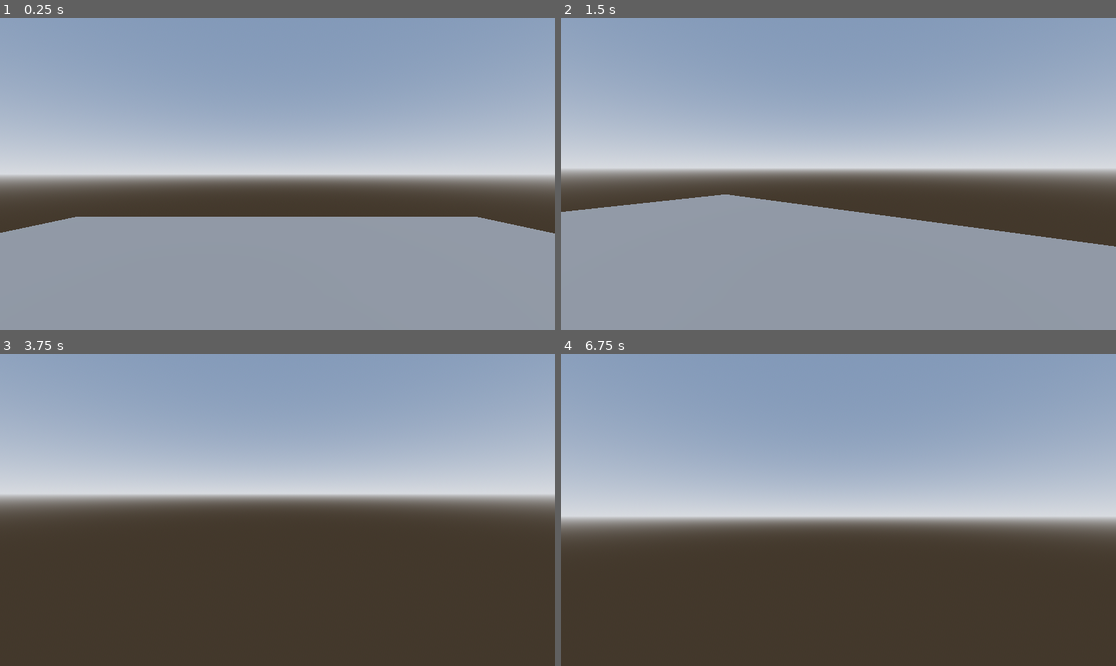
Above: before the commit, frames 1-4 (two rows, left to right).
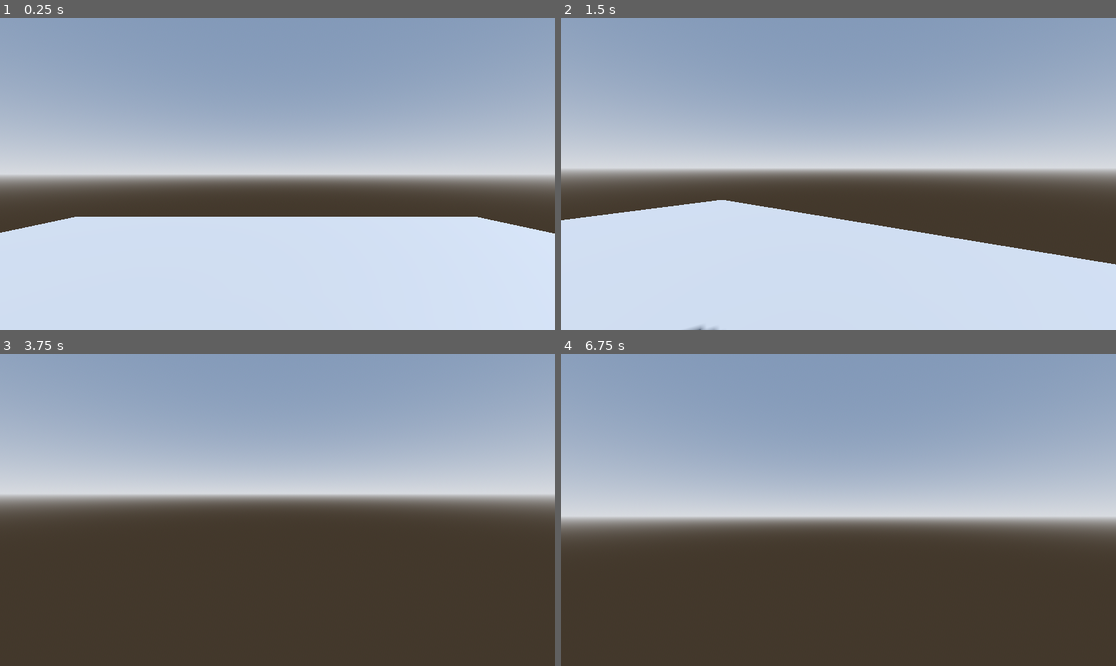
Above: after the commit, the same moments.

Repository: Rennik2/treasure-hunt-template
Game: Godot game, scene res://template.tscn
Same seed, same stepped clock (60 frames per second), same inputs: the game is played once before the commit and once after it.
Inputs (mouse positions are in pixels of both pictures, inside the frame that each line leads up to):
- Up to frame 1 (0.25 s): no input
- Up to frame 2 (1.5 s): tap Enter at 0.5 s; move the mouse to (866, 174) at 0.52 s; hold W (forward) from 0.53 s (still down); tap Shift (sprint) at 0.6 s; tap Space (jump) at 0.77 s; move the mouse to (810, 174) at 1.27 s; click (810, 174) at 1.35 s
- Up to frame 3 (3.75 s): keep holding W (forward); tap Space (jump) at 1.52, 3.02, 3.5 s; tap Shift (sprint) at 1.55, 2.1, 3.05, 3.6 s; move the mouse to (288, 503) at 2.02 s; move the mouse to (271, 516) at 2.77 s; tap Alt at 2.85 s; move the mouse to (316, 513) at 3.52 s
- Up to frame 4 (6.75 s): tap Space (jump) at 3.77, 4.52, 5, 6.02, 6.5 s; tap Enter at 4.25, 5.75 s; move the mouse to (794, 506) at 4.27 s; click (794, 506) at 4.35 s; tap Shift (sprint) at 4.55, 5.1, 6.05, 6.6 s; move the mouse to (844, 510) at 5.02 s; move the mouse to (816, 503) at 5.77 s; release W (forward) at 5.78 s; hold D (right) 5.78-6.53 s; tap Alt at 5.85 s; move the mouse to (866, 510) at 6.52 s; hold W (forward) from 6.53 s (still down)

The runs differ from the first frame. In frame 1, 36% of the frame differs, in the area x 0-100%, y 63-100%; in frame 2, 37%, in the area x 0-100%, y 56-100%; in frame 3, less than 0.1%; in frame 4, less than 0.1%.

Commit message:
fix hacktime and sprinting

Diff:
--- a/treasure-hunt/main_character.gd
+++ b/treasure-hunt/main_character.gd
@@ -2,14 +2,14 @@
 
 const WALK_SPEED = 5.0
 const SPRINT_SPEED = 9.0
-const JUMP_VELOCITY = 4.5
+const JUMP_VELOCITY = 6
 const MOUSE_SENSITIVTY = 0.01
 
 var speed
 
 # head bob
 const BOB_FREQUENCY = 2
-const  BOB_AMPLITUDE = 0.05
+const  BOB_AMPLITUDE = 0.07
 var bob_progress = 0.0
 
 @onready var head = $Head
@@ -34,7 +34,8 @@
 	if Input.is_action_just_pressed("jump") and is_on_floor():
 		velocity.y = JUMP_VELOCITY
 
-	if Input.is_action_just_pressed(("sprint")):
+	print(speed)
+	if Input.is_action_pressed(("sprint")):
 		speed = SPRINT_SPEED
 	else:
 		speed = WALK_SPEED
--- a/treasure-hunt/template.tscn
+++ b/treasure-hunt/template.tscn
@@ -20,7 +20,8 @@
 [node name="Template" type="Node3D" unique_id=1555560424]
 
 [node name="DirectionalLight3D" type="DirectionalLight3D" parent="." unique_id=1889943435]
-transform = Transform3D(0.9836847, 0, 0.17990112, -0.11219247, 0.7817164, 0.6134593, -0.14063166, -0.62363404, 0.7689625, 0, 2.1859794, 0)
+transform = Transform3D(0.37404025, -0.5387281, 0.75489485, -0.112192474, 0.78171647, 0.6134591, -0.9206013, -0.3141517, 0.23195207, 0, 2.1859794, 0)
+shadow_enabled = true
 
 [node name="WorldEnvironment" type="WorldEnvironment" parent="." unique_id=905213940]
 environment = SubResource("Environment_dejbu")
Not shown, removed: treasure-hunt/addons/godot_super-wakatime/api_key_prompt.tscn
Not shown, removed: treasure-hunt/addons/godot_super-wakatime/counter.tscn
Not shown, removed: treasure-hunt/addons/godot_super-wakatime/decompressor.gd
Not shown, removed: treasure-hunt/addons/godot_super-wakatime/decompressor.gd.uid
Not shown, removed: treasure-hunt/addons/godot_super-wakatime/godot_super-wakatime.gd
Not shown, removed: treasure-hunt/addons/godot_super-wakatime/godot_super-wakatime.gd.uid
Not shown, removed: treasure-hunt/addons/godot_super-wakatime/plugin.cfg
Not shown, removed: treasure-hunt/addons/godot_super-wakatime/utils.gd
Not shown, removed: treasure-hunt/addons/godot_super-wakatime/utils.gd.uid
Not shown, removed: treasure-hunt/.gitignore
Not shown, added: treasure-hunt/Godot_Super-Wakatime-9265ce3e630870f1f10ddf073b6d181cd08825e1/.gitattributes
Not shown, added: treasure-hunt/Godot_Super-Wakatime-9265ce3e630870f1f10ddf073b6d181cd08825e1/.gitignore
(and 4 more such lines)
